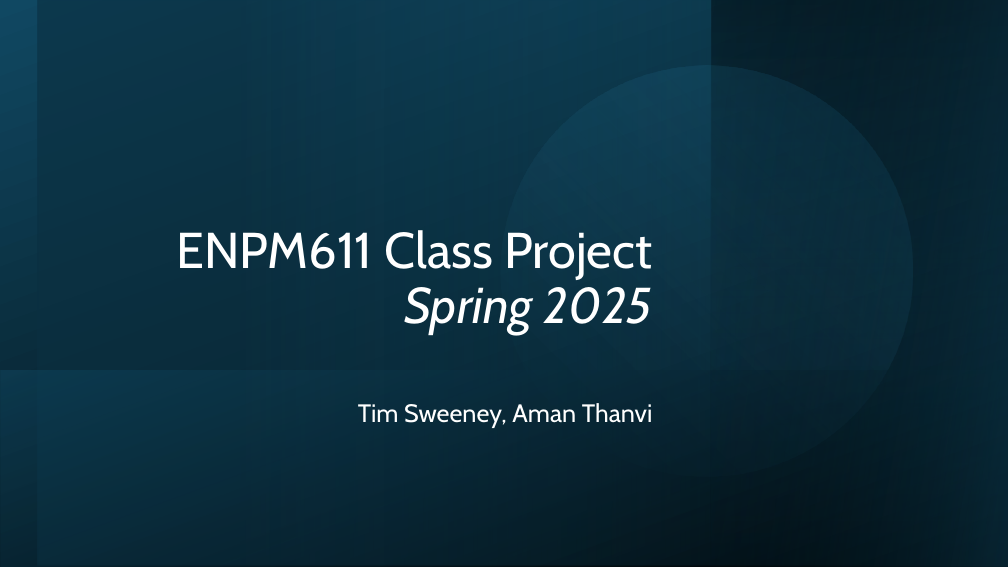
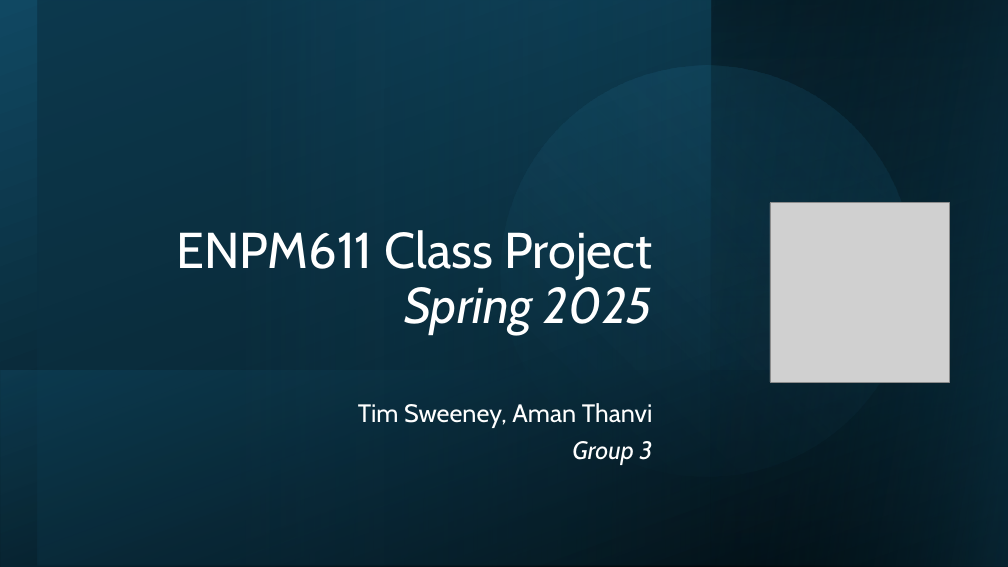
Before and after one commit to timsweeney7/enpm611-project-app, a slide deck: slide 1 of presentation/Presentation1.pptx. Drawn at 1008x567 pixels with LibreOffice and Linux fonts; fonts in the diff are those of the drawing; grey boxes stand for pictures. Boxes give left, top, right and bottom in pixels: in the first picture for what was removed or moved away, otherwise in the second. Text is boxed around its words. In the diff, an @@ line names an element or a change of style, - is before the commit and + after.

```diff
--- a/presentation/Presentation1.pptx
+++ b/presentation/Presentation1.pptx
@@ picture added at (770, 203, 949, 382) @@
@@ subtitle at (572, 441, 653, 465): paragraph added @@
+Group 3
```
Also in this commit, not shown: 4 other slides changed, 4 slides added, 1 slide removed.
